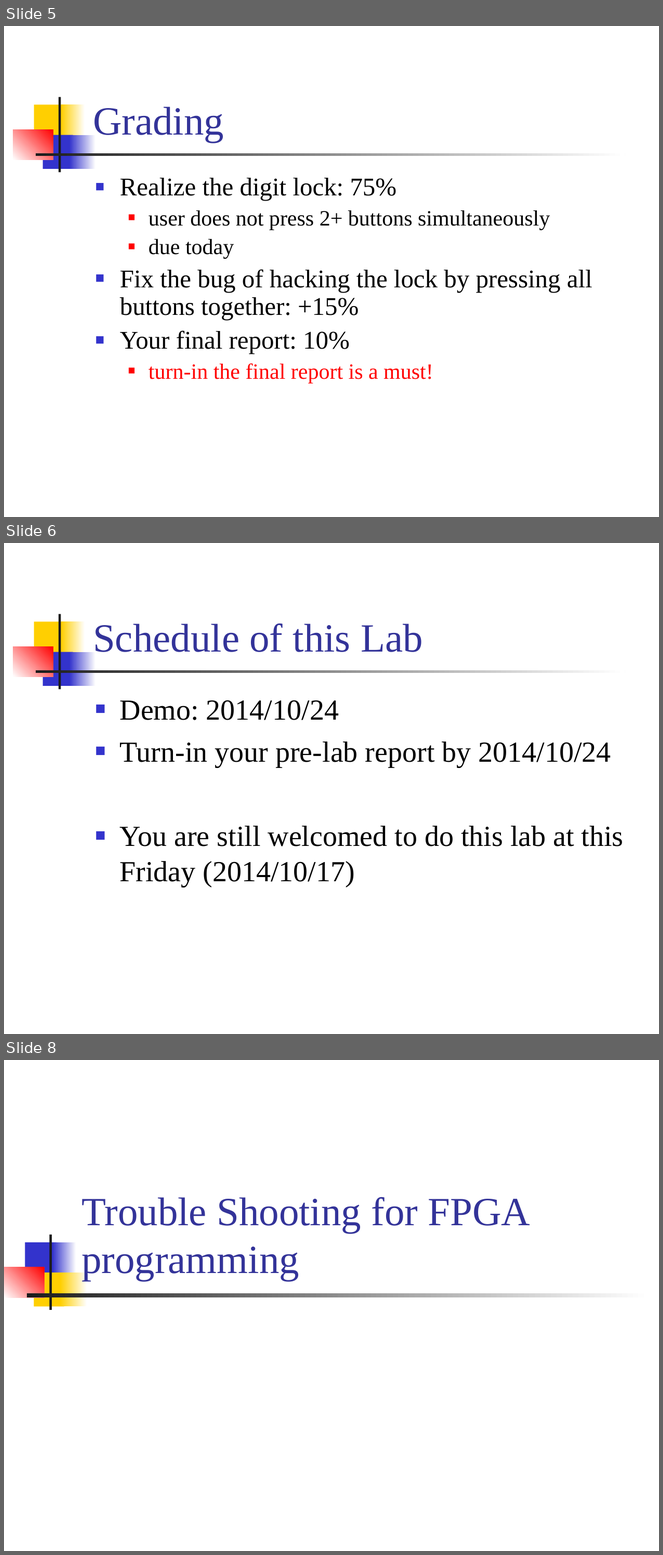
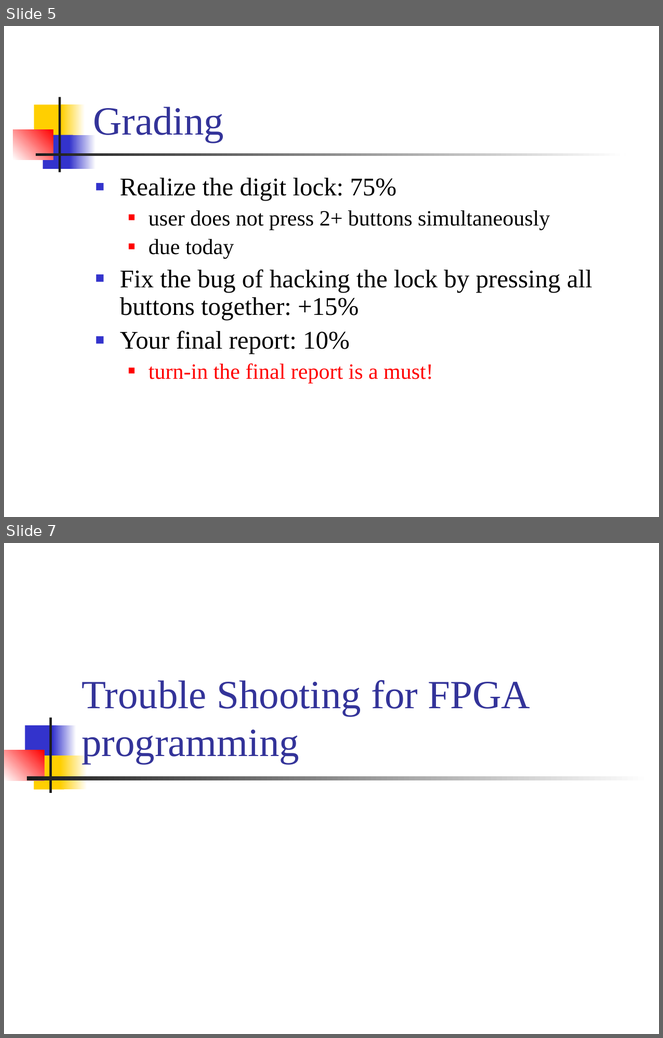
Before and after one commit to CGUSystemCourses/ComputerOrg-2015, a slide deck: Lectures/lec02-seq_circuit_design/lab02-digit_lock.ppt. Shown one above the other, each under a label of ours: slides 5, 6 and 8 before the commit, slides 5 and 7 after it; the slides between them are not shown. The pictures are 663x1555 and 663x1038 pixels, drawn with LibreOffice and Linux fonts; fonts in the diff are those of the drawing. Boxes give left, top, right and bottom in pixels: in the first picture for what was removed or moved away, otherwise in the second. Text is boxed around its words. In the diff, an @@ line names an element or a change of style, - is before the commit and + after.

```diff
--- a/Lectures/lec02-seq_circuit_design/lab02-digit_lock.ppt
+++ b/Lectures/lec02-seq_circuit_design/lab02-digit_lock.ppt
@@ slide 6 removed at (x1=4, y1=543, x2=659, y2=1034), background #FFFFFF; not listed: 7 template elements that a slide beside it also shows @@
@@ title removed at (x1=93, y1=624, x2=423, y2=652) @@
-Schedule of this Lab
@@ text removed at (x1=120, y1=700, x2=624, y2=887) @@
-■ Demo: 2014/10/24
-■ Turn-in your pre-lab report by 2014/10/24
-■ You are still welcomed to do this lab at this Friday (2014/10/17)
@@ what was slide 8 is now slide 7 @@
```
Also in this commit, not shown: 2 slides changed, 3 other files.
